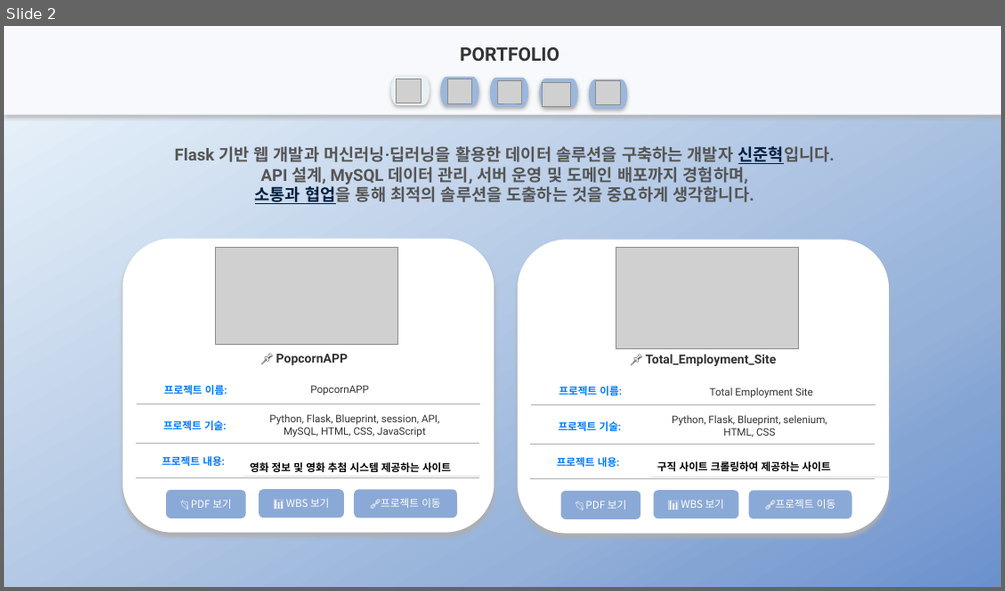
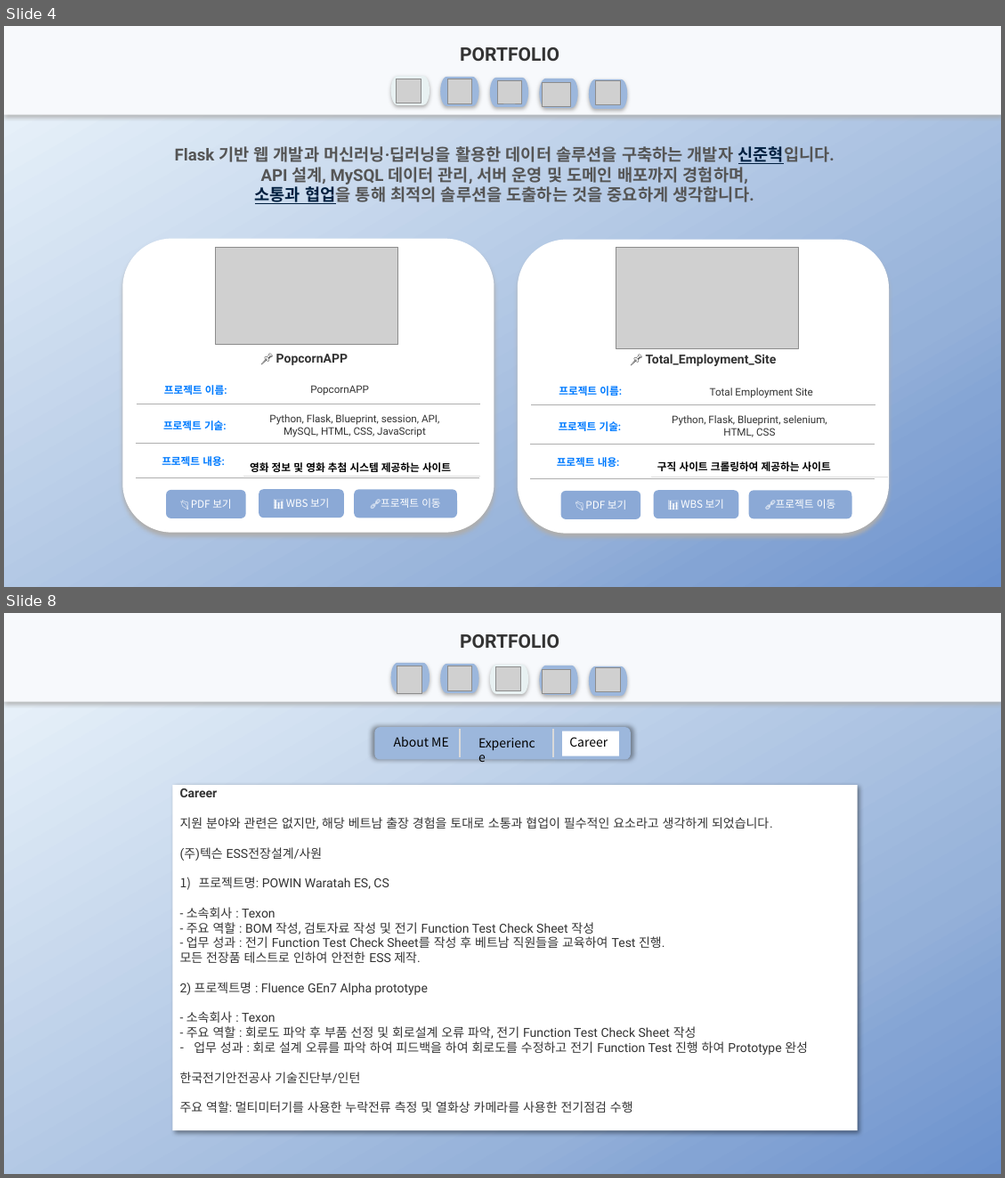
Before and after one commit to junhyuk000/portfolio, a slide deck: portfolio_신준혁.pptx. Shown one above the other, each under a label of ours: slide 2 before the commit, slides 4 and 8 after it; the slides between them are not shown. The pictures are 1005x591 and 1005x1178 pixels, drawn with LibreOffice and Linux fonts; fonts in the diff are those of the drawing; grey boxes stand for pictures. Boxes give left, top, right and bottom in pixels: in the first picture for what was removed or moved away, otherwise in the second. Text is boxed around its words. In the diff, an @@ line names an element or a change of style, - is before the commit and + after.

Commit message:
portfolio수정

```diff
--- a/portfolio_신준혁.pptx
+++ b/portfolio_신준혁.pptx
@@ slide 8 added at [4,613,1001,1174], background gradient #F0F8FD to #95B1D9 to #84A4D4 to #6B91CD @@
@@ rectangle added at [4,613,1001,702], fill #F7F9FC @@
@@ text added at [460,634,559,648], 18 pt, text #333333, bold @@
+PORTFOLIO
@@ pill shape added at [391,662,430,691], fill #9CB7DC @@
@@ pill shape added at [441,664,479,693], fill #9CB7DC @@
@@ pill shape added at [490,665,529,694], fill #E8F1F2 @@
@@ pill shape added at [540,666,578,695], fill #9CB7DC @@
@@ picture added at [396,666,422,693] @@
@@ picture added at [448,666,471,690] @@
@@ picture added at [496,666,521,690] @@
@@ picture added at [542,669,571,693] @@
@@ pill shape added at [589,666,628,695], fill #9CB7DC @@
@@ picture added at [596,667,621,691] @@
@@ rounded rectangle added at [375,728,631,760], fill #9CB7DC @@
@@ text added at [394,737,449,747], 12 pt, text #000000 @@
+About ME
@@ line added from (460, 729) to (460, 757), #D9D9D9 1.5 pt @@
@@ text added at [471,731,548,754], 12 pt, text #000000 @@
+Experience
@@ line added from (553, 729) to (553, 757), #D9D9D9 1.5 pt @@
@@ rectangle added at [563,731,619,755], fill #FFFFFF, 12 pt, text #000000 @@
+Career
@@ rectangle added at [172,785,858,1130], fill #FFFFFF, 12 pt, text #333333 @@
+Career
+지원 분야와 관련은 없지만, 해당 베트남 출장 경험을 토대로 소통과 협업이 필수적인 요소라고 생각하게 되었습니다.
+(주)텍슨 ESS전장설계/사원
+1) 프로젝트명: POWIN Waratah ES, CS
+- 소속회사 : Texon
+- 주요 역할 : BOM 작성, 검토자료 작성 및 전기 Function Test Check Sheet 작성
+- 업무 성과 : 전기 Function Test Check Sheet를 작성 후 베트남 직원들을 교육하여 Test 진행.
+모든 전장품 테스트로 인하여 안전한 ESS 제작.
+2) 프로젝트명 : Fluence GEn7 Alpha prototype
+- 소속회사 : Texon
+- 주요 역할 : 회로도 파악 후 부품 선정 및 회로설계 오류 파악, 전기 Function Test Check Sheet 작성
+– 업무 성과 : 회로 설계 오류를 파악 하여 피드백을 하여 회로도를 수정하고 전기 Function Test 진행 하여 Prototype 완성
+한국전기안전공사 기술진단부/인턴
+주요 역할: 멀티미터기를 사용한 누락전류 측정 및 열화상 카메라를 사용한 전기점검 수행
@@ what was slide 2 is now slide 4 @@
```
Also in this commit, not shown: 3 slides changed, 4 other slides added, 3 slides removed.
